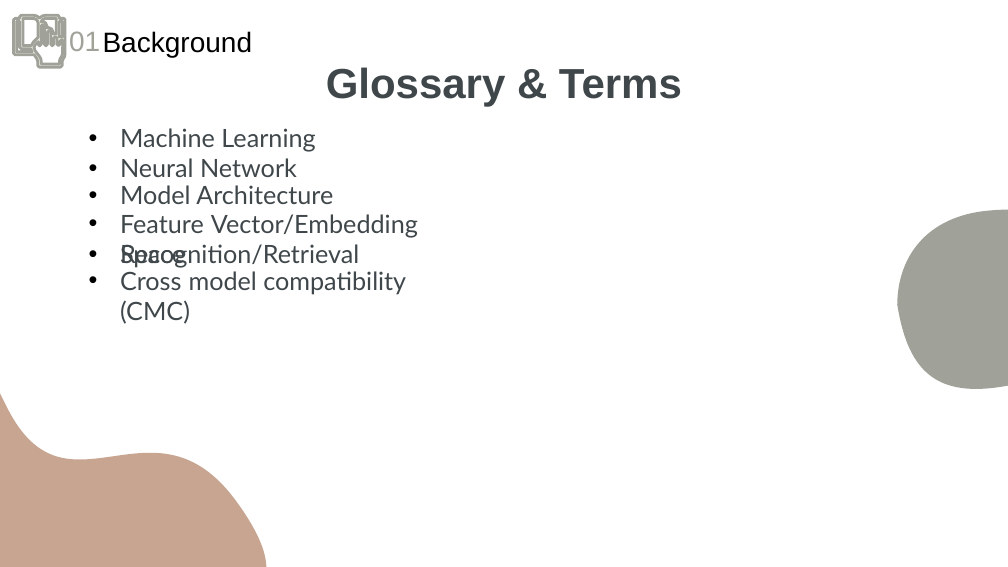
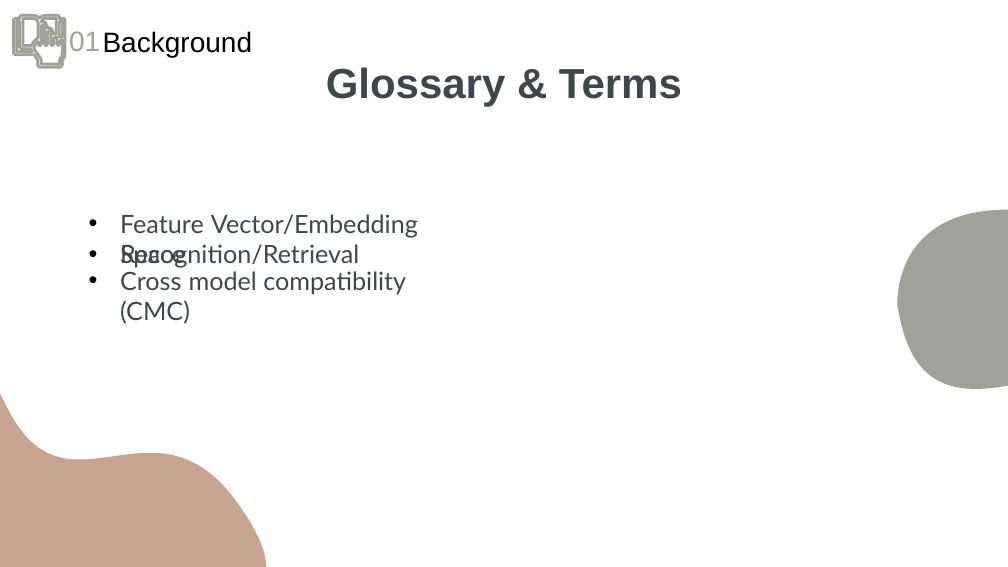
Before and after one commit to kariander1/FaceRecognition, a slide deck: slide 4 of Final Presentation.pptx. Drawn at 1008x567 pixels with LibreOffice and Linux fonts; fonts in the diff are those of the drawing. Boxes give left, top, right and bottom in pixels: in the first picture for what was removed or moved away, otherwise in the second. Text is boxed around its words. In the diff, an @@ line names an element or a change of style, - is before the commit and + after.

```diff
--- a/Final Presentation.pptx
+++ b/Final Presentation.pptx
@@ text removed at box(120, 128, 315, 152) @@
-• Machine Learning
@@ text removed at box(120, 158, 297, 177) @@
-• Neural Network
@@ text removed at box(120, 185, 333, 204) @@
-• Model Architecture
```
Also in this commit, not shown: 21 other slides changed.
